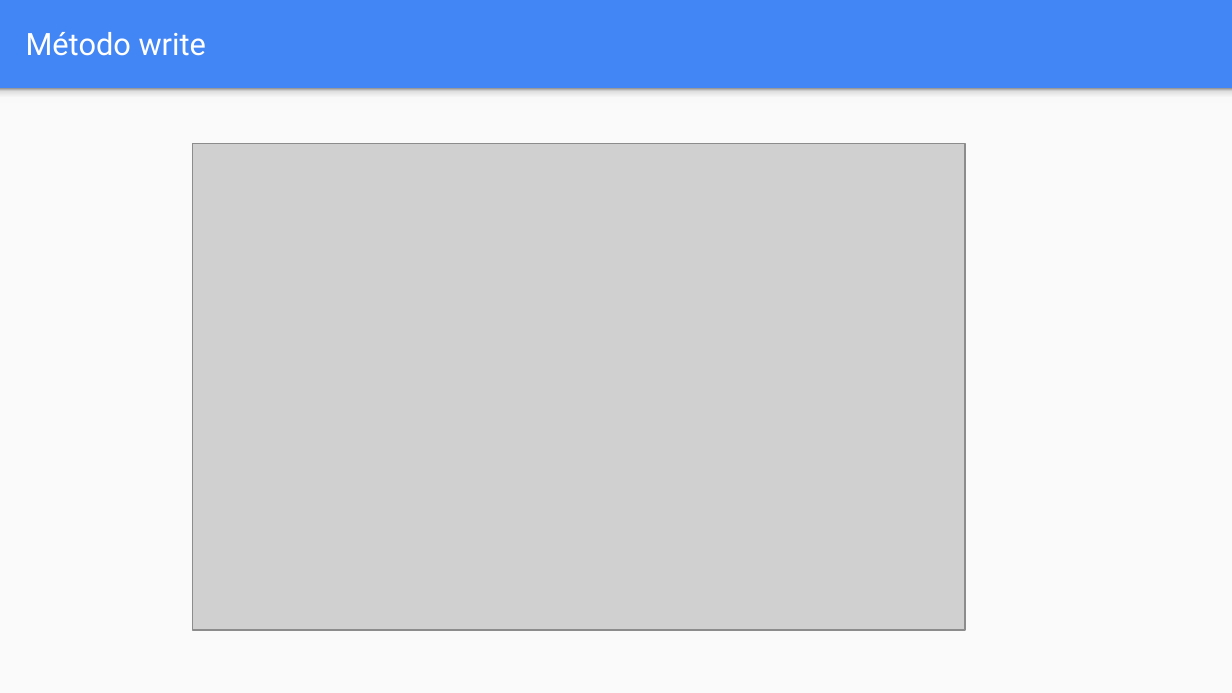
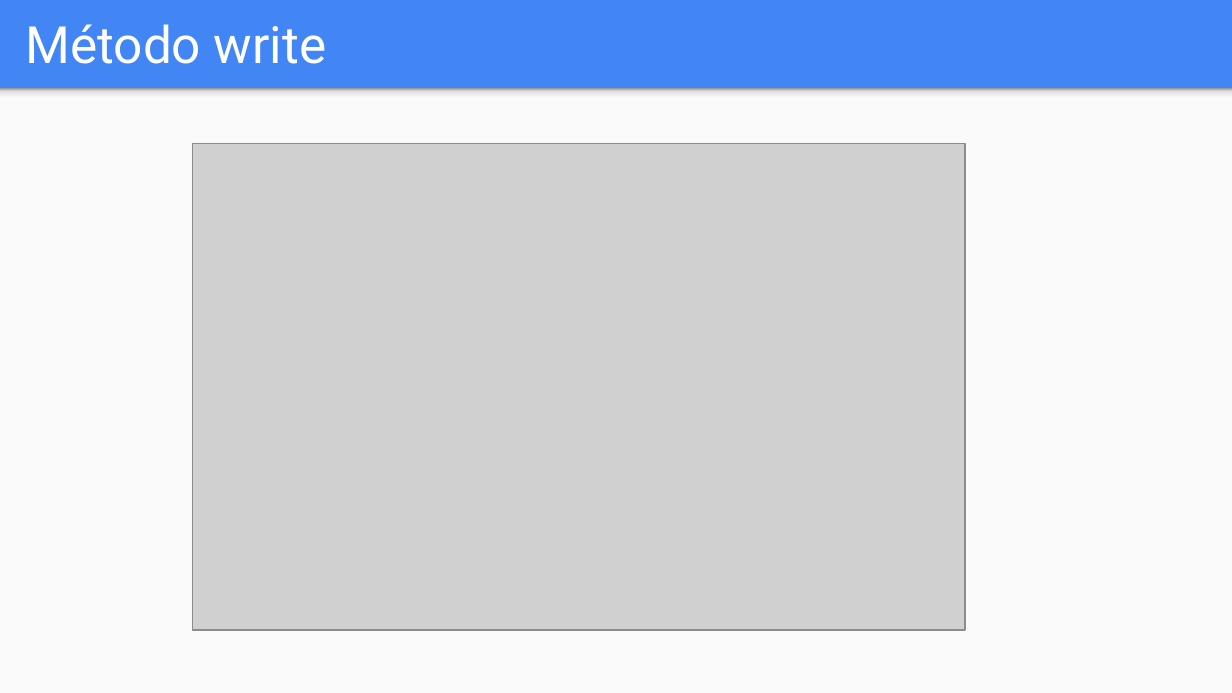
Before and after one commit to OMardil/INFO2, a slide deck: slide 20 of MOD06_Variables_y_metodos_estaticos/01 Presentacion/INFO2_MOD06-Variables_y_metodos_estaticos.pptx (slide 16 before the commit). Drawn at 1232x693 pixels with LibreOffice and Linux fonts; fonts in the diff are those of the drawing; grey boxes stand for pictures. Boxes give left, top, right and bottom in pixels: in the first picture for what was removed or moved away, otherwise in the second. Text is boxed around its words. In the diff, an @@ line names an element or a change of style, - is before the commit and + after.

```diff
--- a/MOD06_Variables_y_metodos_estaticos/01 Presentacion/INFO2_MOD06-Variables_y_metodos_estaticos.pptx
+++ b/MOD06_Variables_y_metodos_estaticos/01 Presentacion/INFO2_MOD06-Variables_y_metodos_estaticos.pptx
@@ title "Método write" at [26,24,326,64]: size 18 to 30 pt @@
```
Also in this commit, not shown: 8 other slides changed, 5 slides added, 1 slide removed, 9 other files.
